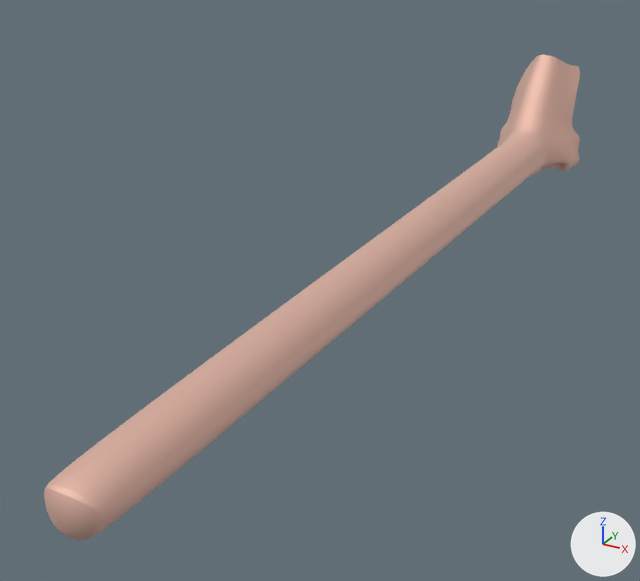
An edit to the OBJ model Samples/FaceDetector/models/nose1.obj, drawn before and after from the same camera.
Before and after are seen from a 50 mm camera at (0.108, -0.413, 0.066) aimed at (-0.019, -0.182, -0.05). The lights are fixed; the arrows at lower right show +X, +Y and +Z. Where no turn or scale is listed for an object, it has been applied to the vertices.

The first picture shows 'nose_end'.
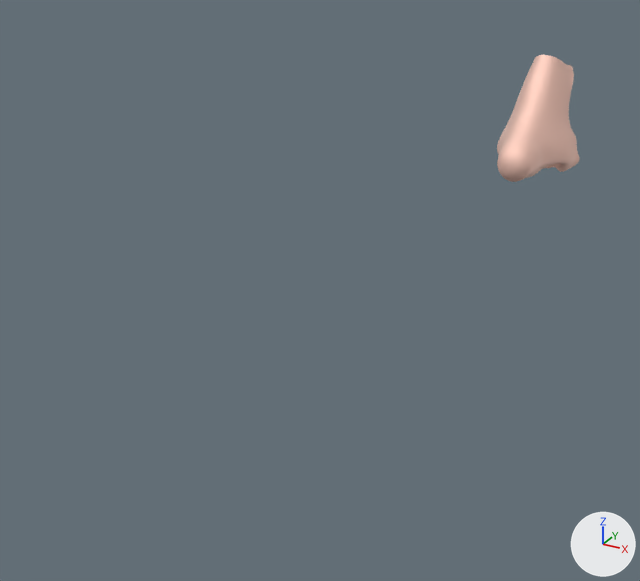
Boxes [x1, y1, x2, y2] around the edits, measured in the pictures (640 x 581 px; the box of a moved part takes in the faces that stretch with it):
```json
{"object": "nose_end", "change": "reshaped", "before": [44, 55, 580, 541], "after": [497, 55, 580, 182], "on screen": "84% narrower, 74% shorter"}
{"part": 1, "of": "me_nose_end", "change": "moved or reshaped", "before": [44, 62, 580, 541], "after": [497, 62, 577, 182]}
```

The change, as JSON lines over the scene's bpy script:
```json
{"block": "me_nose_end", "where": "# used by ob_nose_end; location = (0.0, 0.0, 0.0)"}
{"op": "remove", "block": "me_nose_end", "code": "me_nose_end.from_pydata(...)  # 3361 vertices, 3280 faces; spans x -0.019..0.02, y -0.319..0.004, z -0.05..0.003"}
{"op": "add", "block": "me_nose_end", "code": "me_nose_end.from_pydata(...)  # 3361 vertices, 3280 faces; spans x -0.019..0.02, y -0.048..0.004, z -0.05..0.003"}
{"block": "me_nose_end", "change": "me_nose_end part 1: 1643 of 3361 vertices moved; they spanned x -0.018..0.019, y -0.319..0.004, z -0.047..-0.001 and now span x -0.017..0.019, y -0.048..0.004, z -0.047..-0.001; mean shift (0.0, 0.129, 0.0); largest move (-0.003, -0.318, -0.039) -> (-0.003, -0.047, -0.039)"}
```
